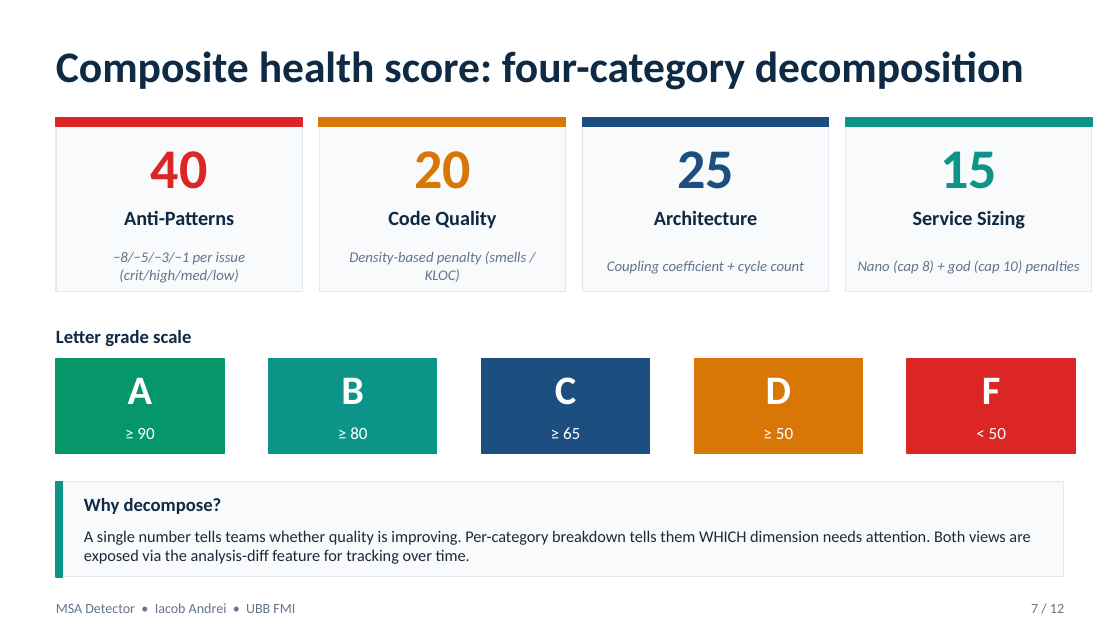
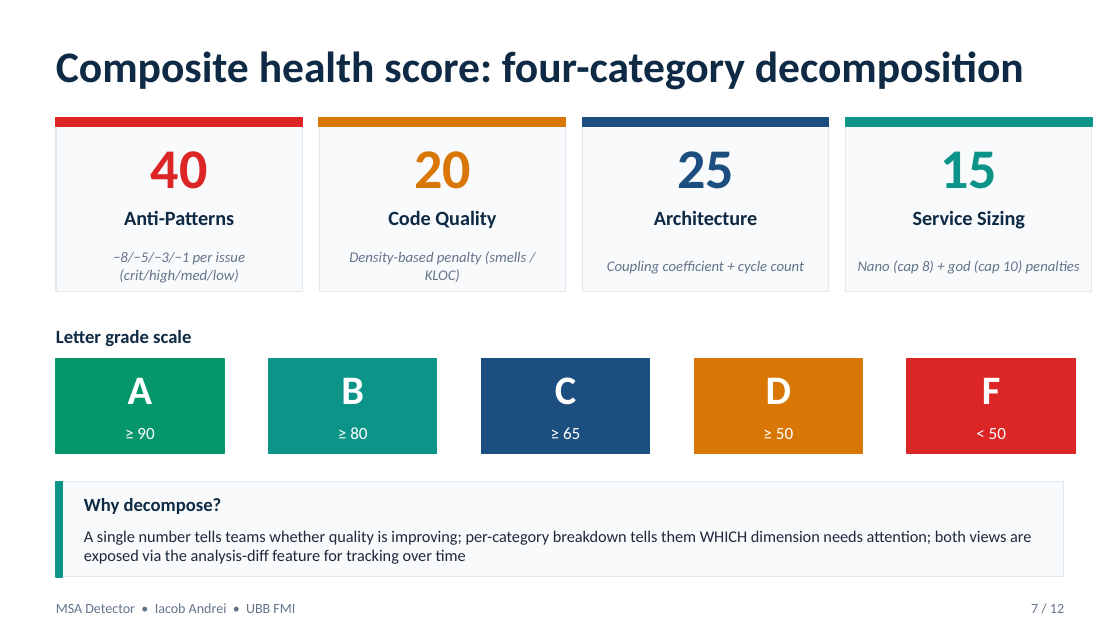
Before and after one commit to andrei45635/dissertation_backend, a slide deck: slide 7 of thesis/presentation/MSA_Detector_Defense.pptx. Drawn at 1120x630 pixels with LibreOffice and Linux fonts; fonts in the diff are those of the drawing. Boxes give left, top, right and bottom in pixels: in the first picture for what was removed or moved away, otherwise in the second. Text is boxed around its words. In the diff, an @@ line names an element or a change of style, - is before the commit and + after.

```diff
--- a/thesis/presentation/MSA_Detector_Defense.pptx
+++ b/thesis/presentation/MSA_Detector_Defense.pptx
@@ text at (84,530,1031,564): text changed @@
-A single number tells teams whether quality is improving. Per-category breakdown tells them WHICH dimension needs attention. Both views are exposed via the analysis-diff feature for tracking over time.
+A single number tells teams whether quality is improving; per-category breakdown tells them WHICH dimension needs attention; both views are exposed via the analysis-diff feature for tracking over time
```
Also in this commit, not shown: 7 other slides changed.
